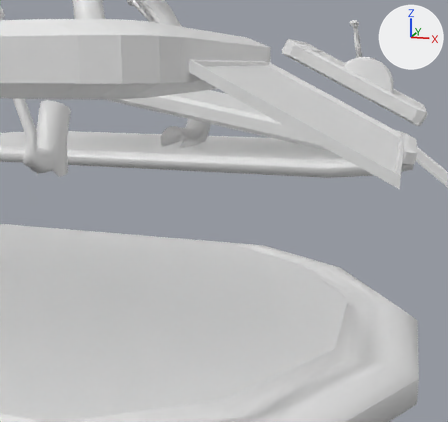
An edit to the Blender file Blender work files/prop _space_thuis.blend, drawn before and after from the same camera.
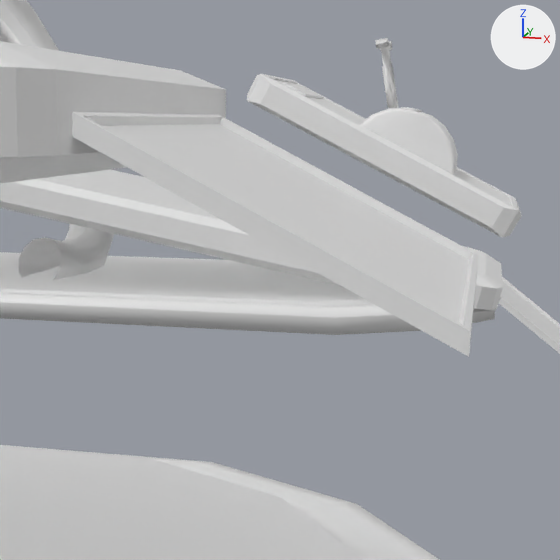
There are two pictures of each version: one from a camera (50 mm lens) standing at (2.941, 5.819, 0.975) and looking at (2.128, 8.589, 0.294), one close up on the part from 34% to 100% of the width and 0% to 70% of the height. Every picture has the same lights, and +X, +Y and +Z are marked at upper right.

The first close-up shows 'Circle', 'Cube.001', 'hosp_bed-_dead', 'switch'.
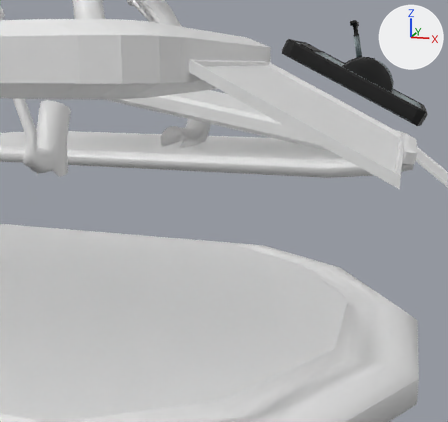
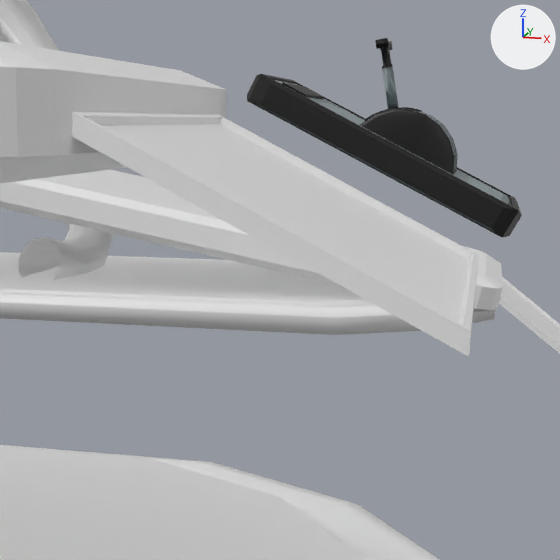
Changed parts and their boxes [x1, y1, x2, y2] in the close-ups (560 x 560 px):
'Cube.001', recoloured
    both: [365, 38, 422, 121]
part 1 of me_cube_001, cut back
    both: [247, 74, 522, 238]
part 2 of me_cube_001, recoloured (grey to black)
    both: [261, 83, 504, 228]

What changed in the scene script:
```text
Add img_leverhandle_png:
    img_leverhandle_png = load_image('leverhandle.png', '../Textures/lever/leverhandle.png', 2048, 2048, 'sRGB')
Add img_leverbase_png:
    img_leverbase_png = load_image('leverbase.png', '../Textures/lever/leverbase.png', 2048, 2048, 'sRGB')
Add mat_leverhandle:
    mat_leverhandle = principled_material('leverhandle')
    mat_leverhandle.texture = img_leverhandle_png
Add mat_leverbase:
    mat_leverbase = principled_material('leverbase')
    mat_leverbase.texture = img_leverbase_png
Change me_cube_001:
    used by ob_switch; location = (2.628, 8.944, 0.93); rotation_euler = (0.472, 0.0, 1.571), in degrees (27, 0, 90); scale = (0.176, 0.285, -0.036)
    remove me_cube_001.from_pydata(...)  # 266 vertices, 232 faces; spans x -1.42..1.42, y -1.51..1.0, z -3.5..1.0
    add me_cube_001.from_pydata(...)  # 218 vertices, 200 faces; spans x -1.42..1.42, y -1.51..1.0, z -3.5..1.0
    me_cube_001 part 1
    48 vertices are removed from x -1.35..1.35, y -1.46..0.95, z -1.06..1.0
    63 faces are deleted
    31 new faces join them
    me_cube_001 part 2: 169 faces spanning x -1.42..1.42, y -1.51..1.0, z -3.5..0.74 switch from no material to mat_leverbase (picture img_leverbase_png)
Change me_cube_002:
    where me_cube_002.from_pydata(...)  # 150 vertices, 142 faces; spans x -0.61..0.62, y -0.63..-0.18, z -8.42..-1.81
    add me_cube_002.materials.append(mat_leverhandle)  # picture img_leverhandle_png
```
